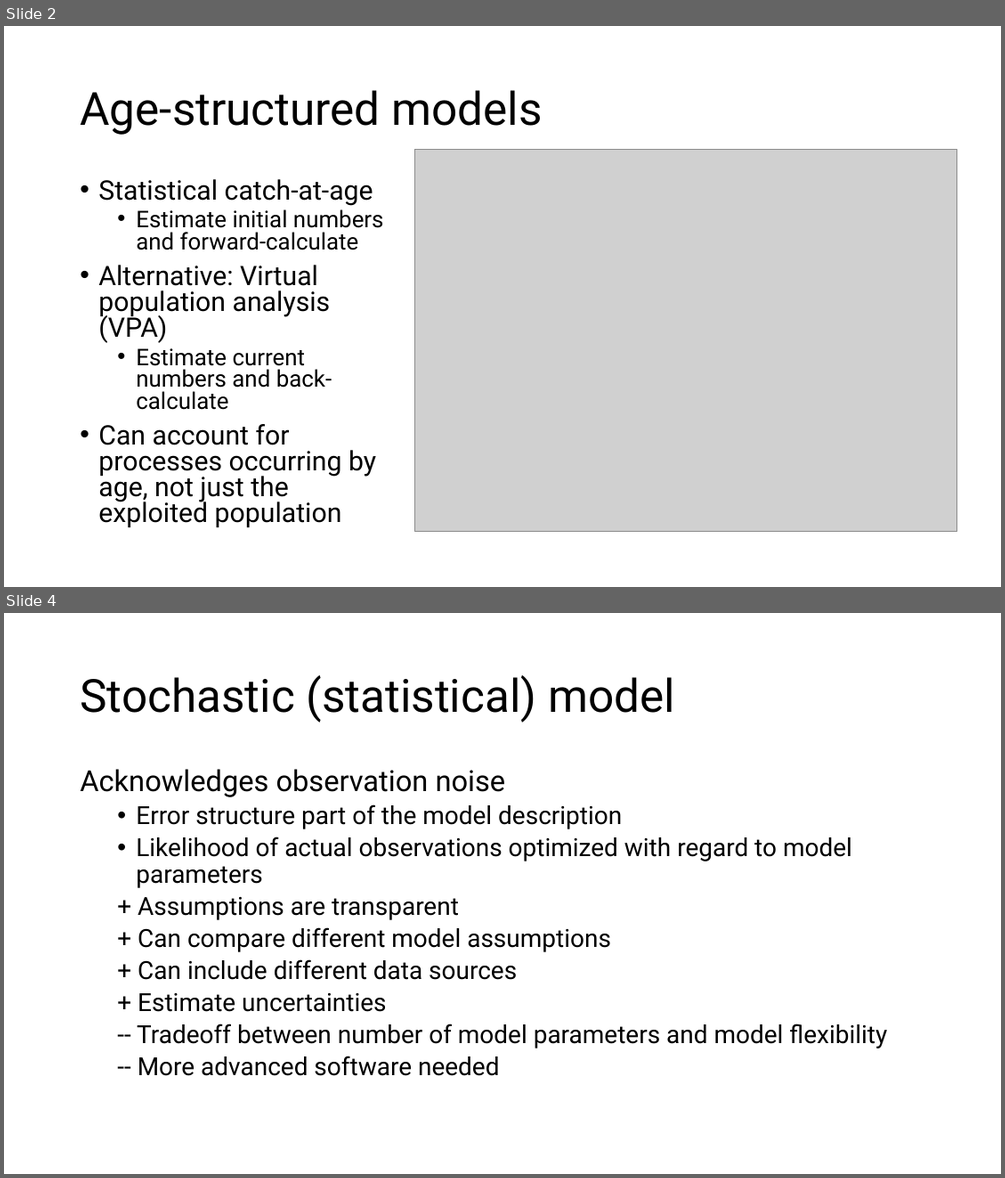
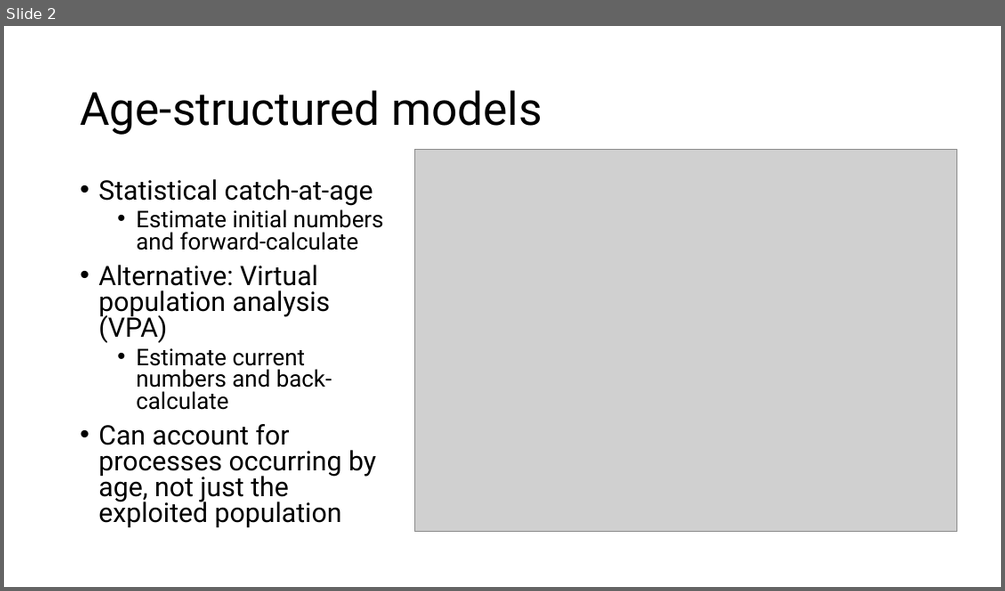
Before and after one commit to merrillrudd/ADMB_course, a slide deck: Day2/2b_Age-structured/Age-structured models.pptx. Shown one above the other, each under a label of ours: slides 2 and 4 before the commit, slide 2 after it; the slides between them are not shown. The pictures are 1005x1178 and 1005x591 pixels, drawn with LibreOffice and Linux fonts; fonts in the diff are those of the drawing; grey boxes stand for pictures. Boxes give left, top, right and bottom in pixels: in the first picture for what was removed or moved away, otherwise in the second. Text is boxed around its words. In the diff, an @@ line names an element or a change of style, - is before the commit and + after.

```diff
--- a/Day2/2b_Age-structured/Age-structured models.pptx
+++ b/Day2/2b_Age-structured/Age-structured models.pptx
@@ slide 4 removed at [4, 613, 1001, 1174], background #FFFFFF @@
@@ title removed at [80, 675, 675, 722] @@
-Stochastic (statistical) model
@@ text removed at [80, 769, 887, 1076] @@
-Acknowledges observation noise
-  • Error structure part of the model description
-  • Likelihood of actual observations optimized with regard to model parameters
-  + Assumptions are transparent
-  + Can compare different model assumptions
-  + Can include different data sources
-  + Estimate uncertainties
-  -- Tradeoff between number of model parameters and model flexibility
-  -- More advanced software needed
```
Also in this commit, not shown: 3 slides changed, 4 slides added, 3 other slides removed, 20 other files.
